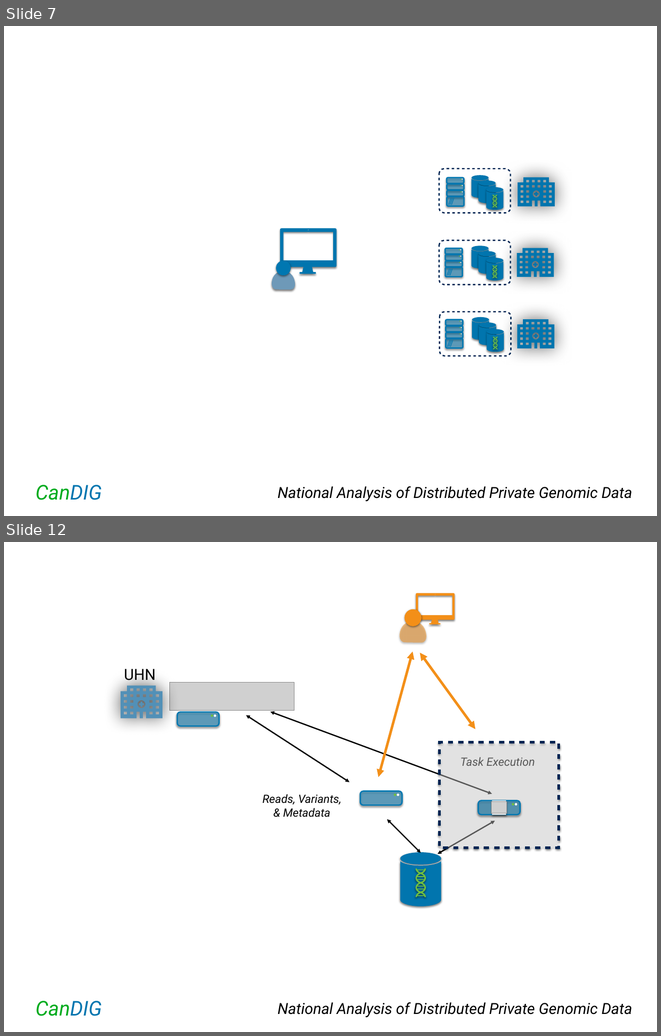
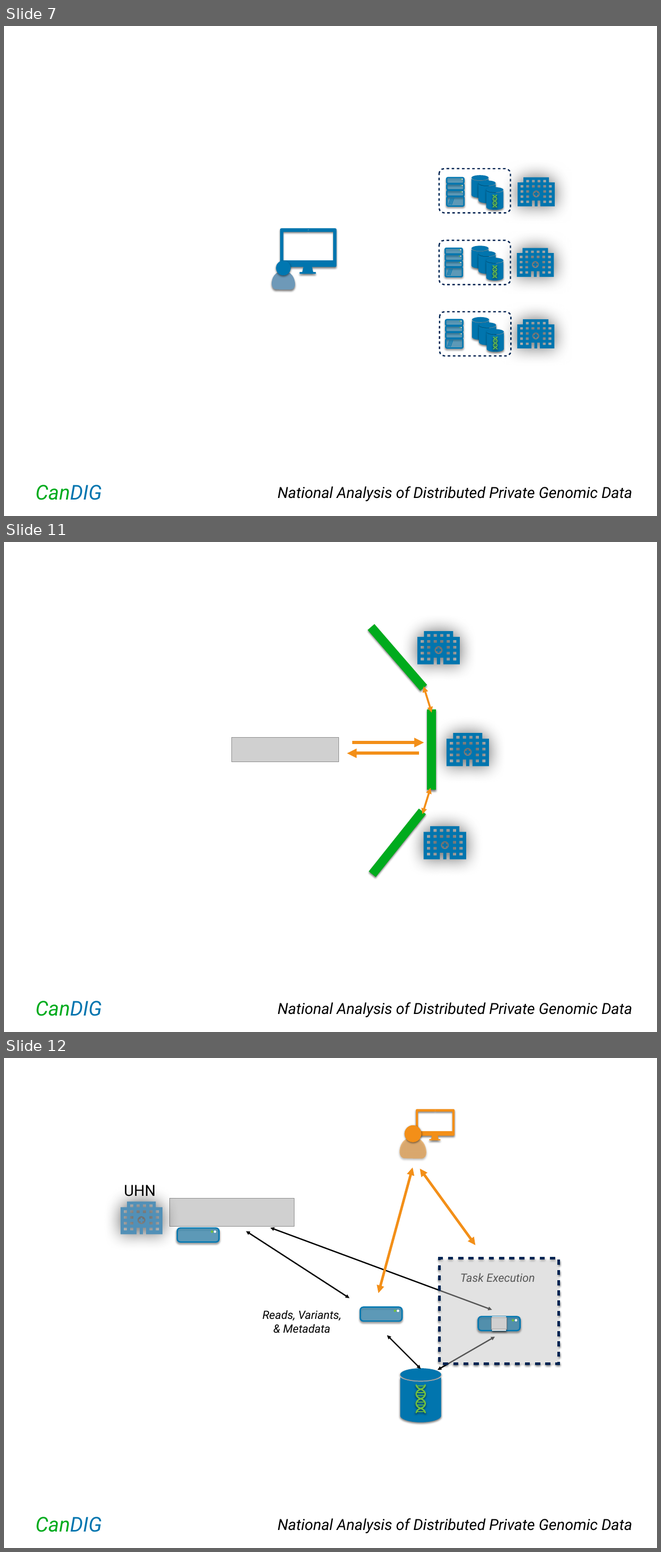
Before and after one commit to CanDIG/OARCC-May-2018, a slide deck: keynote/Diagrams.pptx. Shown one above the other, each under a label of ours: slides 7 and 12 before the commit, slides 7, 11 and 12 after it; the slides between them are not shown. The pictures are 661x1036 and 661x1552 pixels, drawn with LibreOffice and Linux fonts; fonts in the diff are those of the drawing; grey boxes stand for pictures; background and template pictures are left out. Boxes give left, top, right and bottom in pixels: in the first picture for what was removed or moved away, otherwise in the second. Text is boxed around its words. In the diff, an @@ line names an element or a change of style, - is before the commit and + after.

```diff
--- a/keynote/Diagrams.pptx
+++ b/keynote/Diagrams.pptx
@@ slide 11 added at [4, 542, 657, 1032], background #FFFFFF; not listed: 2 template elements that a slide beside it also shows @@
@@ rectangle added at [368, 624, 427, 690], fill #00AB1D @@
@@ freeform shape added at [417, 631, 459, 664], fill #0175AE @@
@@ double arrow added from (424, 686) to (432, 712), #F38F18 3 pt @@
@@ rectangle added at [427, 709, 436, 790], fill #00AB1D @@
@@ picture added at [232, 737, 339, 761] @@
@@ arrow added from (352, 743) to (424, 743), #F38F18 5 pt @@
@@ freeform shape added at [447, 733, 489, 766], fill #0175AE @@
@@ arrow added from (418, 753) to (347, 753), #F38F18 5 pt @@
@@ double arrow added from (431, 788) to (422, 814), #F38F18 3 pt @@
@@ rectangle added at [369, 809, 426, 877], fill #00AB1D @@
@@ freeform shape added at [424, 826, 466, 859], fill #0175AE @@
```
Also in this commit, not shown: 6 slides changed, 3 other slides added, 1 slide removed, 6 other files.
